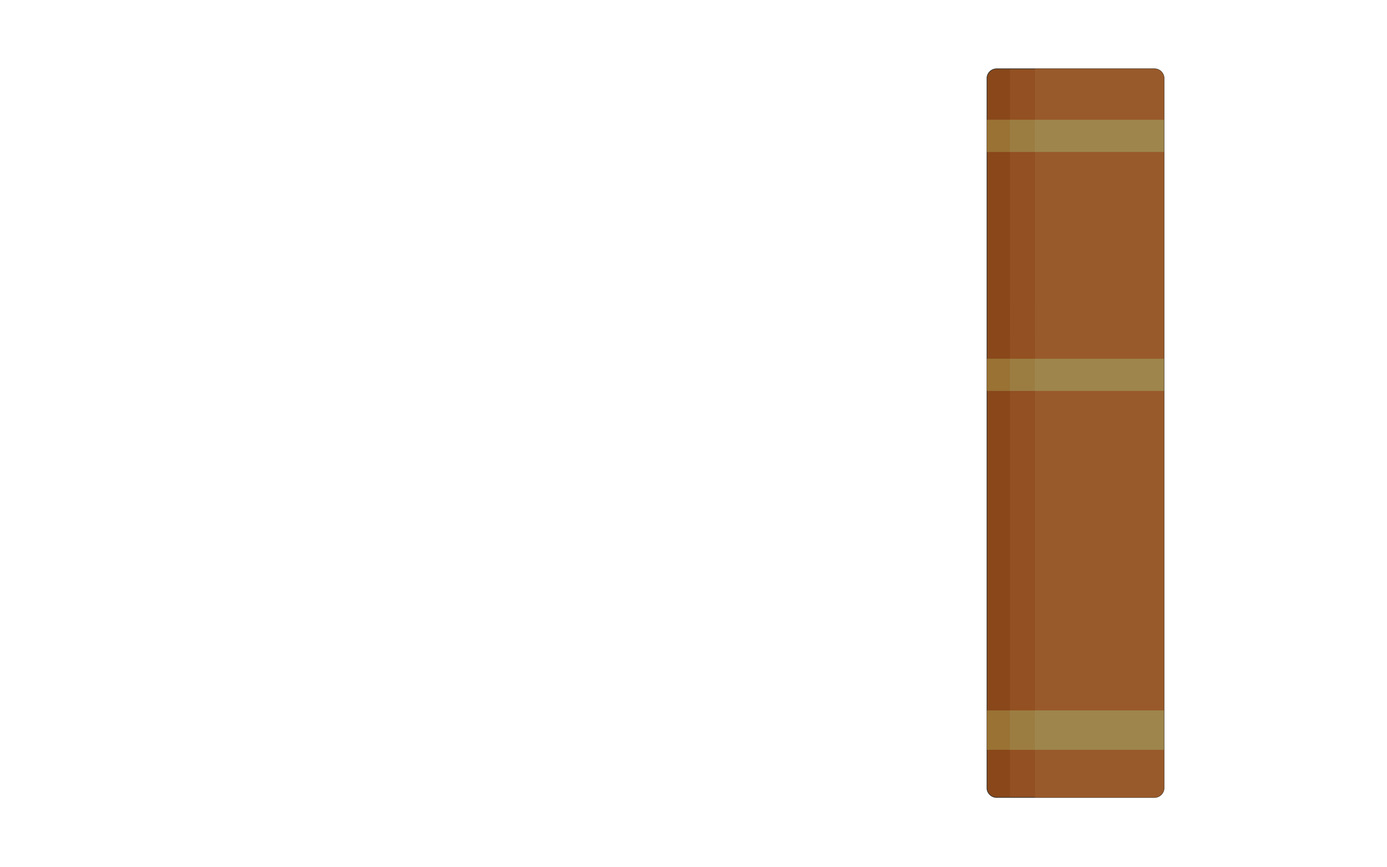
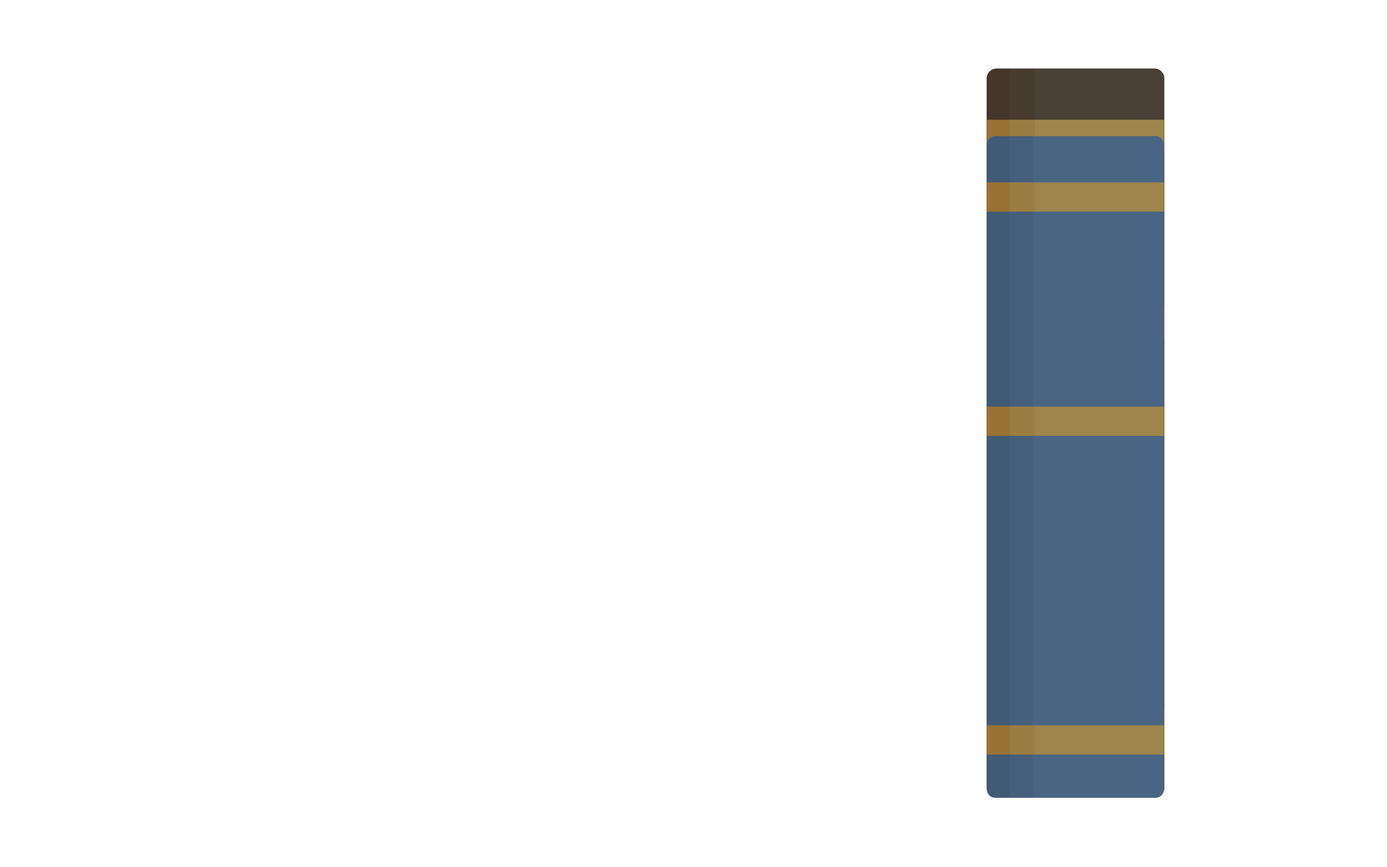
Revision of a layered 1387px x 867px image; what changed, layer by layer:
renamed "Book_orange" to "Book_Blue", painted on it over left=986, top=68, right=1165, bottom=799
